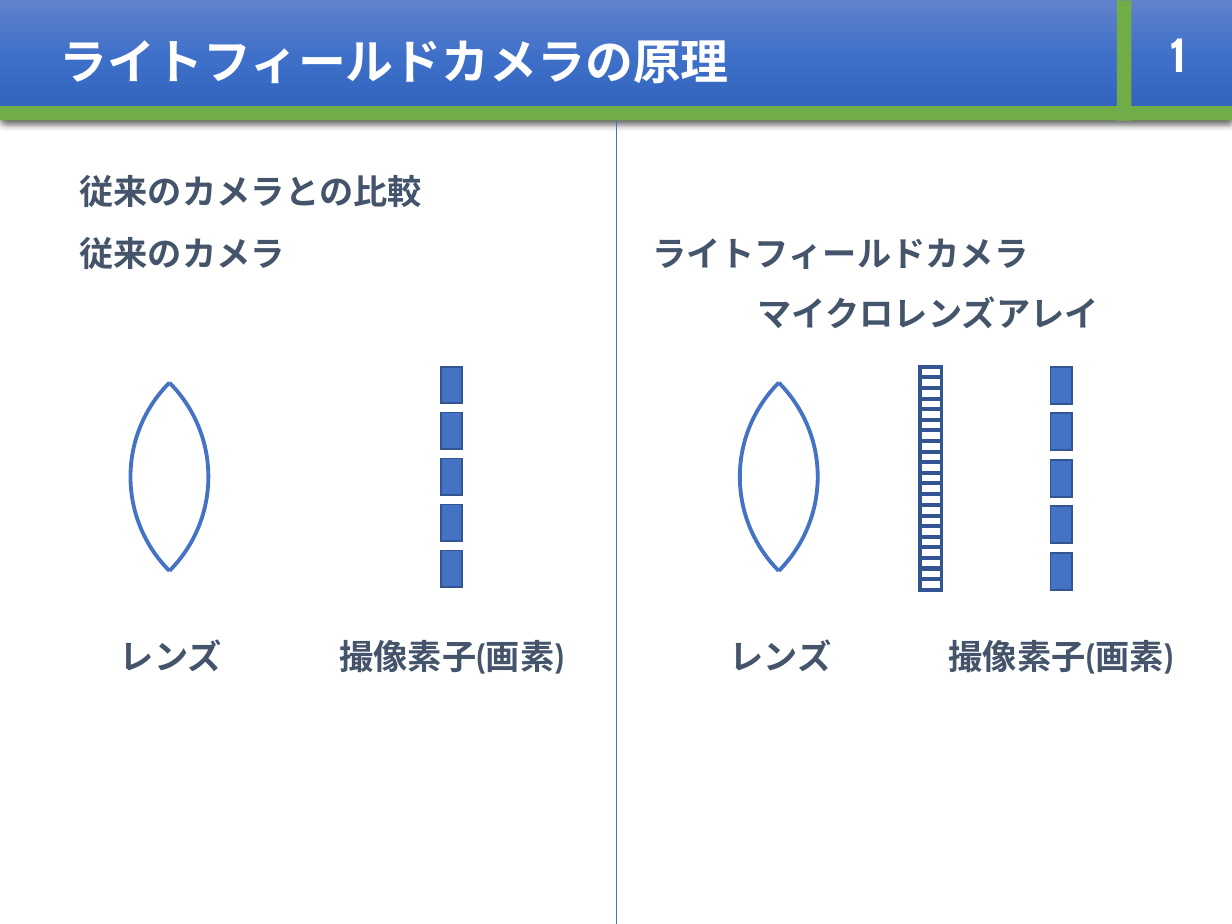
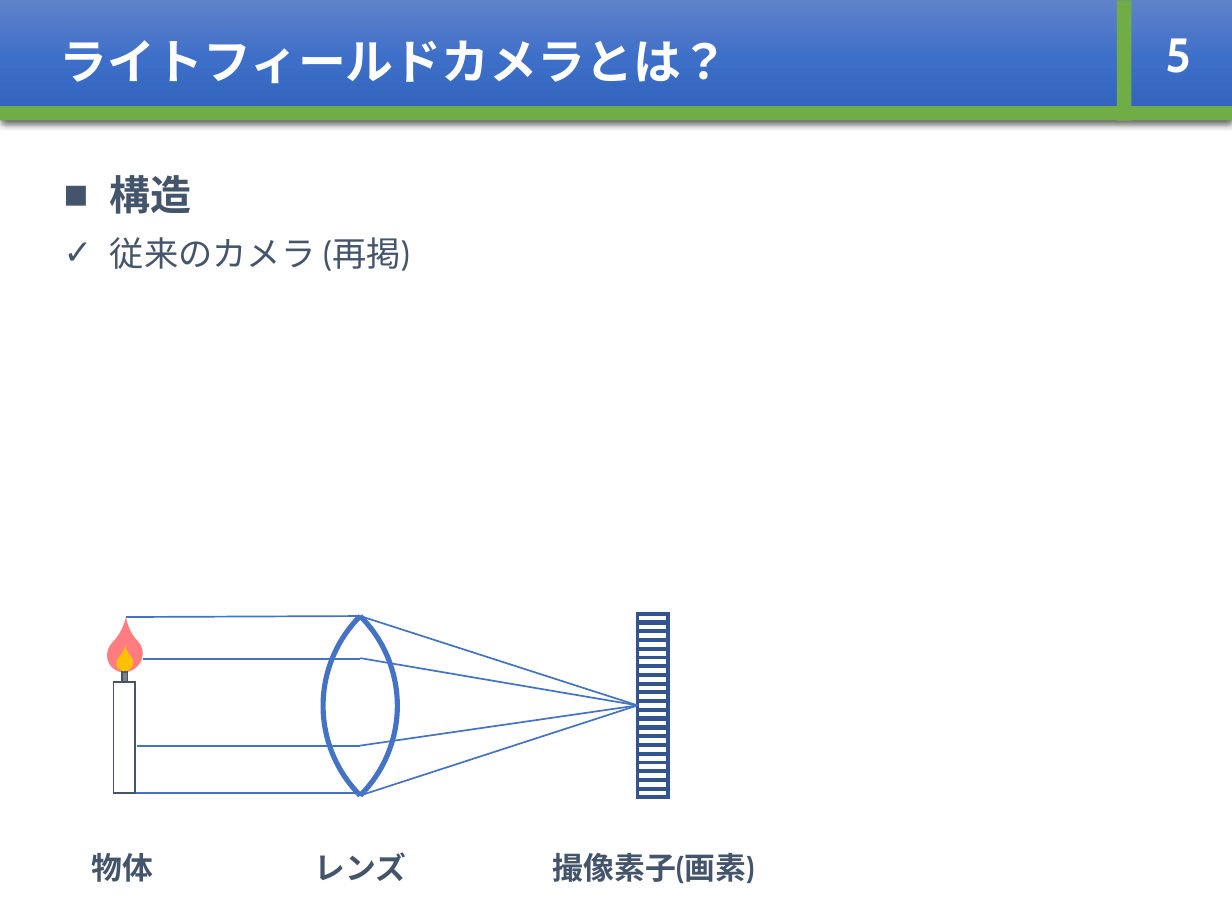
Before and after one commit to whcitizen/citizen_thesis, a slide deck: slide 7 of 03_mid_presentation/mid-presentation_20180219.pptx (slide 5 before the commit). Drawn at 1232x924 pixels with LibreOffice and Linux fonts; fonts in the diff are those of the drawing. Boxes give left, top, right and bottom in pixels: in the first picture for what was removed or moved away, otherwise in the second. Text is boxed around its words. In the diff, an @@ line names an element or a change of style, - is before the commit and + after.

```diff
--- a/03_mid_presentation/mid-presentation_20180219.pptx
+++ b/03_mid_presentation/mid-presentation_20180219.pptx
@@ text in rectangle at (x1=60, y1=40, x2=729, y2=83): text changed @@
-ライトフィールドカメラの原理
+ライトフィールドカメラとは？
@@ text at (x1=1165, y1=38, x2=1191, y2=73): text changed @@
-1
+5
@@ line removed from (616, 121) to (616, 924) @@
@@ text removed at (x1=79, y1=175, x2=421, y2=207) @@
-従来のカメラとの比較
@@ text at (x1=110, y1=175, x2=409, y2=271): text changed; bold off @@
-従来のカメラ
+■ 構造
+✓ 従来のカメラ (再掲)
@@ text removed at (x1=652, y1=238, x2=1028, y2=269) @@
-ライトフィールドカメラ
@@ arc (boxed as its full ellipse) removed at (x1=0, y1=289, x2=263, y2=665) @@
@@ arc (boxed as its full ellipse) removed at (x1=75, y1=289, x2=452, y2=665) @@
@@ arc (boxed as its full ellipse) removed at (x1=497, y1=289, x2=873, y2=665) @@
@@ arc (boxed as its full ellipse) removed at (x1=684, y1=289, x2=1060, y2=665) @@
@@ text removed at (x1=757, y1=296, x2=1098, y2=328) @@
-マイクロレンズアレイ
@@ group removed at (x1=441, y1=367, x2=462, y2=588): 5 rectangles @@
@@ group removed at (x1=1051, y1=367, x2=1072, y2=590): 5 rectangles @@
@@ group removed at (x1=920, y1=367, x2=941, y2=590): 21 rectangles @@
@@ group added at (x1=91, y1=526, x2=669, y2=885): 23 rectangles, 8 lines, 2 arc (boxed as its full ellipse)s, 2 teardrops, 1 text @@
+物体
@@ text removed at (x1=729, y1=639, x2=831, y2=671) @@
-レンズ
@@ text removed at (x1=949, y1=640, x2=1174, y2=674) @@
-撮像素子(画素)
@@ text "レンズ" at (x1=314, y1=852, x2=406, y2=881): size 20 to 18 pt @@
@@ text "レンズ" moved from (x1=120, y1=639, x2=222, y2=671) to (x1=314, y1=852, x2=406, y2=881) @@
@@ text "撮像素子(画素)" moved from (x1=339, y1=640, x2=564, y2=674) to (x1=553, y1=853, x2=755, y2=883) @@
@@ text "撮像素子(画素)" at (x1=553, y1=853, x2=755, y2=883): size 20 to 18 pt @@
```
Also in this commit, not shown: 11 other slides changed, 8 slides added, 3 slides removed.
